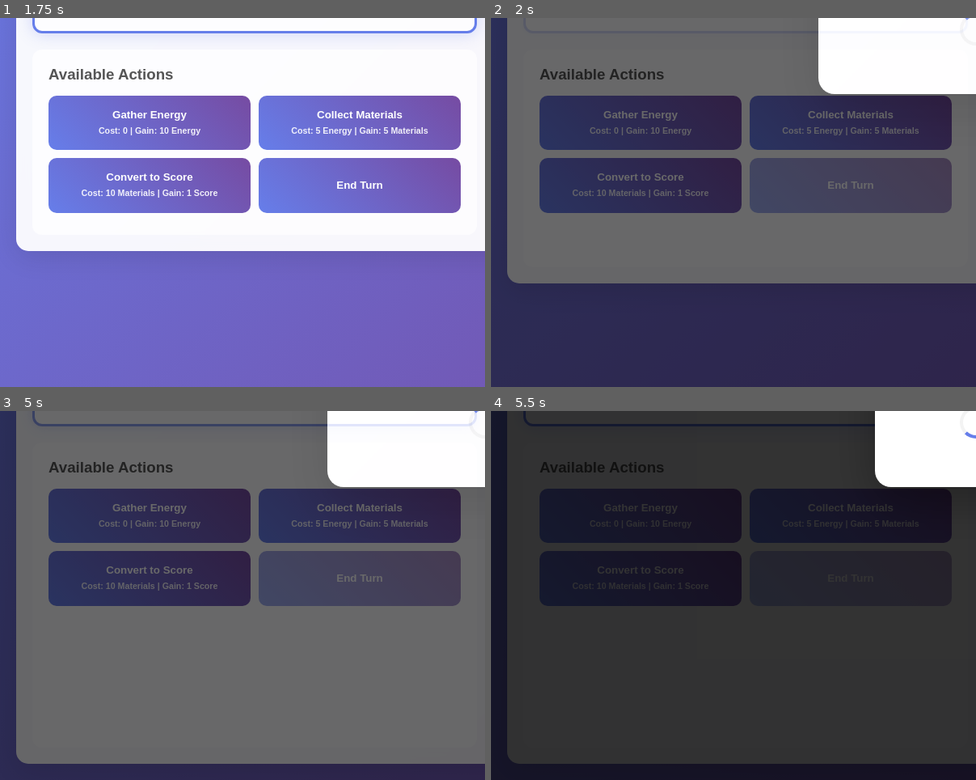
Above: before the commit, frames 1-4 (two rows, left to right).
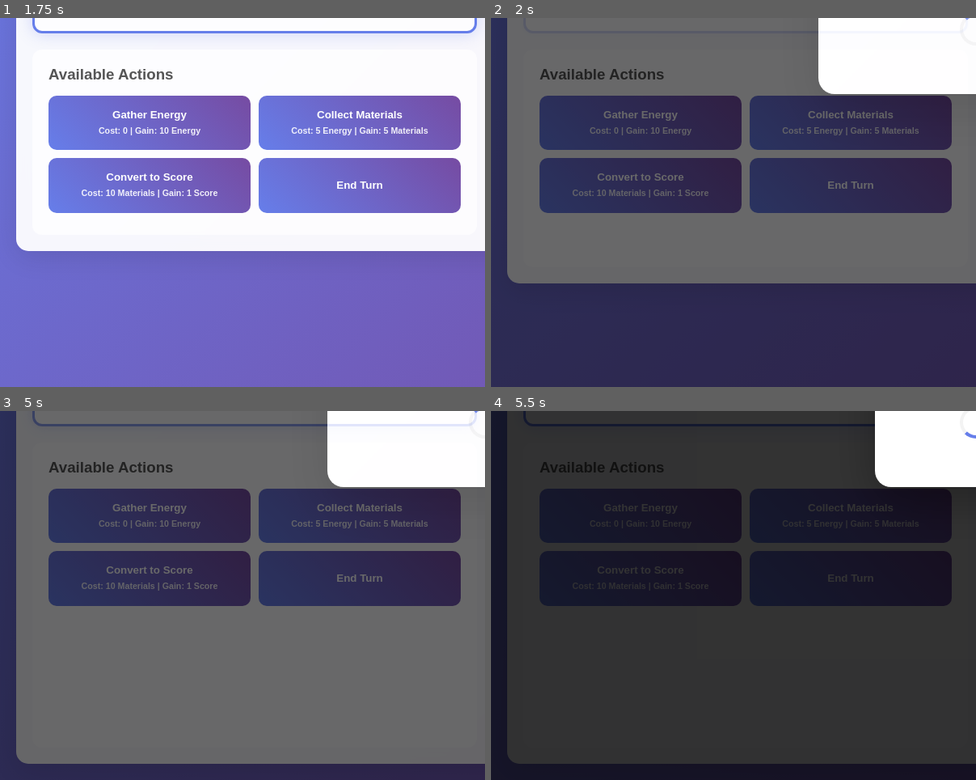
Above: after the commit, the same moments.

Repository: SitcomReality/metamorphosis-the-ever-changing-game
Game: browser game, page index.html
Same seed, same stepped clock (60 frames per second), same inputs: the game is played once before the commit and once after it.
Inputs:
- Up to frame 1 (1.75 s): click "Save Game" at 1.27 s
- Up to frame 2 (2 s): click "End Turn" at 1.87 s
- Up to frame 3 (5 s): click "Gather Energy Cost: 0 | Gain:…" at 3.67 s; click "Collect Materials Cost: 5 Ene…" at 4.27 s; click "End Turn" at 4.87 s
- Up to frame 4 (5.5 s): no input
The pictures show only the part of the screen within x 0-50%, y 50-100%; the shares and areas given below are measured in that part.

Frame 1 is identical in both runs. In frame 2, 1.9% of the frame differs, in the area x 69-95%, y 37-53%; in frame 3, 1.9%; in frame 4, less than 0.1%.

Commit message:
v2: Give each player 5 action points that refresh each turn. Performing an action (other than end turn) costs 1 action point. Represent the AP with pips in the .turn-display div. Player 1's AP pips should be to the left of .current-player, and player 2's

Diff:
--- a/action-manager.js
+++ b/action-manager.js
@@ -1,7 +1,10 @@
+import { PlayerManager } from "./player-manager.js";
+
 export class ActionManager {
     constructor(gameState, resourceManager) {
         this.gameState = gameState;
-        this.resourceManager = resourceManager;
+        this.resourceManager = resourceManager; // This might be redundant if we use PlayerManager
+        this.playerManager = new PlayerManager(gameState);
         this.actions = this.initializeActions();
     }
 
@@ -10,39 +13,30 @@
             'gather-energy': {
                 name: 'Gather Energy',
                 description: 'Collect energy from the environment',
-                cost: {},
+                cost: { actionPoints: 1 },
                 reward: { energy: 10 },
                 execute: (player) => {
-                    this.resourceManager.setPlayerResource(player.id, 'energy',
-                        this.resourceManager.getPlayerResource(player.id, 'energy') + 10);
+                    this.playerManager.givePlayerResources(player.id, { energy: 10 });
                     return { success: true, message: `Player ${player.id} gathered 10 energy` };
                 }
             },
             'collect-materials': {
                 name: 'Collect Materials',
                 description: 'Convert energy into materials',
-                cost: { energy: 5 },
+                cost: { energy: 5, actionPoints: 1 },
                 reward: { materials: 5 },
                 execute: (player) => {
-                    if (player.energy < 5) {
-                        return { success: false, message: 'Not enough energy' };
-                    }
-                    this.resourceManager.setPlayerResource(player.id, 'energy', player.energy - 5);
-                    this.resourceManager.setPlayerResource(player.id, 'materials', player.materials + 5);
+                    this.playerManager.givePlayerResources(player.id, { materials: 5 });
                     return { success: true, message: `Player ${player.id} collected 5 materials` };
                 }
             },
             'convert-to-score': {
                 name: 'Convert to Score',
                 description: 'Convert materials into score points',
-                cost: { materials: 10 },
+                cost: { materials: 10, actionPoints: 1 },
                 reward: { score: 1 },
                 execute: (player) => {
-                    if (player.materials < 10) {
-                        return { success: false, message: 'Not enough materials' };
-                    }
-                    this.resourceManager.setPlayerResource(player.id, 'materials', player.materials - 10);
-                    this.resourceManager.setPlayerResource(player.id, 'score', player.score + 1);
+                    this.playerManager.givePlayerResources(player.id, { score: 1 });
                     return { success: true, message: `Player ${player.id} converted materials to score` };
                 }
             },
@@ -53,7 +47,7 @@
                 reward: {},
                 execute: (player) => {
                     this.gameState.nextTurn();
-                    return { success: true, message: `Player ${player.id} ended their turn` };
+                    return { success: true, message: `Player ${player.id} ended their turn`, skipCost: true };
                 }
             }
         };
@@ -65,7 +59,24 @@
             return { success: false, message: 'Unknown action' };
         }
 
-        return action.execute(player);
+        if (!this.canPlayerPerformAction(player, actionName)) {
+            return { success: false, message: 'Cannot afford action' };
+        }
+
+        // Charge player for action, unless skipped
+        if (!action.execute.toString().includes('skipCost: true')) { // A bit of a hack, but works for the current setup
+             if(!this.playerManager.chargePlayer(player.id, action.cost)) {
+                 return { success: false, message: 'Could not charge player for action' };
+             }
+        }
+
+        if (actionName === 'end-turn') {
+            return action.execute(player);
+        }
+
+        const result = action.execute(player);
+        this.gameState.notifyChange(); // Manually notify for actions that don't change turns
+        return result;
     }
 
     getAction(actionName) {
--- a/game-engine.js
+++ b/game-engine.js
@@ -15,6 +15,7 @@
         this.turnManager = new TurnManager(this.gameState);
         this.actionManager = new ActionManager(this.gameState, this.resourceManager);
         this.uiManager = new UIManager(this.gameState);
+        this.uiManager.actionManager = this.actionManager;
 
         this.initialize();
     }
@@ -76,7 +77,7 @@
 
         if (result.success) {
             this.uiManager.addLogEntry(result.message, `player-${currentPlayer.id}-action`);
-            this.gameState.notifyChange();
+            // Notifying change is now handled inside executeAction or by turn change events
         } else {
             this.uiManager.addLogEntry(`Error: ${result.message}`, 'system-message');
         }
--- a/game-state.js
+++ b/game-state.js
@@ -4,8 +4,8 @@
             currentPlayer: 1,
             turnNumber: 1,
             players: {
-                1: { id: 1, energy: 100, materials: 50, score: 0 },
-                2: { id: 2, energy: 100, materials: 50, score: 0 }
+                1: { id: 1, energy: 100, materials: 50, score: 0, actionPoints: 5 },
+                2: { id: 2, energy: 100, materials: 50, score: 0, actionPoints: 5 }
             },
             gameSettings: {
                 maxPlayers: 2,
@@ -22,8 +22,8 @@
             currentPlayer: 1,
             turnNumber: 1,
             players: {
-                1: { id: 1, energy: 100, materials: 50, score: 0 },
-                2: { id: 2, energy: 100, materials: 50, score: 0 }
+                1: { id: 1, energy: 100, materials: 50, score: 0, actionPoints: 5 },
+                2: { id: 2, energy: 100, materials: 50, score: 0, actionPoints: 5 }
             },
             gameSettings: {
                 maxPlayers: 2,
@@ -59,6 +59,7 @@
         if (this.state.currentPlayer === 1) {
             this.state.turnNumber++;
         }
+        this.state.players[this.state.currentPlayer].actionPoints = 5;
         this.notify('turnChanged');
         this.notifyChange();
     }
--- a/index.html
+++ b/index.html
@@ -20,9 +20,11 @@
         </header>
 
         <div class="turn-display" id="turn-display">
+            <div class="player-ap" id="player-1-ap"></div>
             <div class="current-player" id="current-player">
                 <span class="player-indicator">Player 1's Turn</span>
             </div>
+            <div class="player-ap" id="player-2-ap"></div>
         </div>
 
         <div class="transition-overlay" id="transition-overlay">
--- a/player-manager.js
+++ b/player-manager.js
@@ -7,7 +7,8 @@
         const defaultResources = {
             energy: 100,
             materials: 50,
-            score: 0
+            score: 0,
+            actionPoints: 5
         };
 
         const playerData = {
--- a/styles.css
+++ b/styles.css
@@ -79,7 +79,9 @@
     border-radius: 15px;
     padding: 20px;
     margin-bottom: 20px;
-    text-align: center;
+    display: flex;
+    justify-content: space-between;
+    align-items: center;
     backdrop-filter: blur(10px);
     box-shadow: 0 8px 32px rgba(0, 0, 0, 0.1);
 }
@@ -87,6 +89,9 @@
 .current-player {
     font-size: 1.8em;
     font-weight: bold;
+    text-align: center;
+    flex-shrink: 0;
+    margin: 0 20px;
 }
 
 .player-indicator {
--- a/turn-manager.js
+++ b/turn-manager.js
@@ -49,6 +49,9 @@
     }
 
     enableGameActions() {
+        // Now handled by UIManager.updateActionButtons which is called on state change
+        // We can leave this empty or have it call the update logic
+        // For now, let's keep it simple. The UI will update itself on state change.
         document.querySelectorAll('.game-action-btn').forEach(btn => {
             btn.disabled = false;
         });
--- a/ui-manager.js
+++ b/ui-manager.js
@@ -2,12 +2,15 @@
     constructor(gameState) {
         this.gameState = gameState;
         this.elements = this.initializeElements();
+        this.actionManager = null; // To be set by GameEngine
     }
 
     initializeElements() {
         return {
             turnNumber: document.getElementById('turn-number'),
             currentPlayer: document.getElementById('current-player'),
+            player1AP: document.getElementById('player-1-ap'),
+            player2AP: document.getElementById('player-2-ap'),
             transitionOverlay: document.getElementById('transition-overlay'),
             transitionMessage: document.getElementById('transition-message'),
             logEntries: document.getElementById('log-entries'),
@@ -27,6 +30,7 @@
         this.updatePlayerPanels();
         this.updatePlayerResources();
         this.updateActionButtons();
+        this.updateActionPoints();
     }
 
     updateTurnDisplay() {
@@ -65,25 +69,42 @@
         }
     }
 
+    updateActionPoints() {
+        const player1 = this.gameState.getPlayer(1);
+        const player2 = this.gameState.getPlayer(2);
+        const currentPlayerId = this.gameState.getCurrentPlayerId();
+
+        const renderPips = (container, player, isActive) => {
+            container.innerHTML = '';
+            for (let i = 0; i < 5; i++) {
+                const pip = document.createElement('div');
+                const state = i < player.actionPoints ? 'active' : 'inactive';
+                const activeClass = isActive ? state : 'inactive';
+                pip.className = `ap-pip player-${player.id} ${activeClass}`;
+                container.appendChild(pip);
+            }
+        };
+
+        if (player1) {
+            renderPips(this.elements.player1AP, player1, currentPlayerId === 1);
+        }
+        if (player2) {
+            renderPips(this.elements.player2AP, player2, currentPlayerId === 2);
+        }
+    }
+
     updateActionButtons() {
+        if (!this.actionManager) return;
+
         const currentPlayer = this.gameState.getCurrentPlayer();
+        const actionButtons = document.querySelectorAll('.game-action-btn');
 
-        // Update button states based on player resources
-        const gatherEnergyBtn = document.getElementById('gather-energy');
-        const collectMaterialsBtn = document.getElementById('collect-materials');
-        const convertToScoreBtn = document.getElementById('convert-to-score');
-
-        if (gatherEnergyBtn) {
-            gatherEnergyBtn.disabled = false;
-        }
-
-        if (collectMaterialsBtn) {
-            collectMaterialsBtn.disabled = currentPlayer.energy < 5;
-        }
-
-        if (convertToScoreBtn) {
-            convertToScoreBtn.disabled = currentPlayer.materials < 10;
-        }
+        actionButtons.forEach(btn => {
+            const actionName = btn.dataset.action;
+            if (actionName) {
+                btn.disabled = !this.actionManager.canPlayerPerformAction(currentPlayer, actionName);
+            }
+        });
     }
 
     addLogEntry(message, className = '') {
